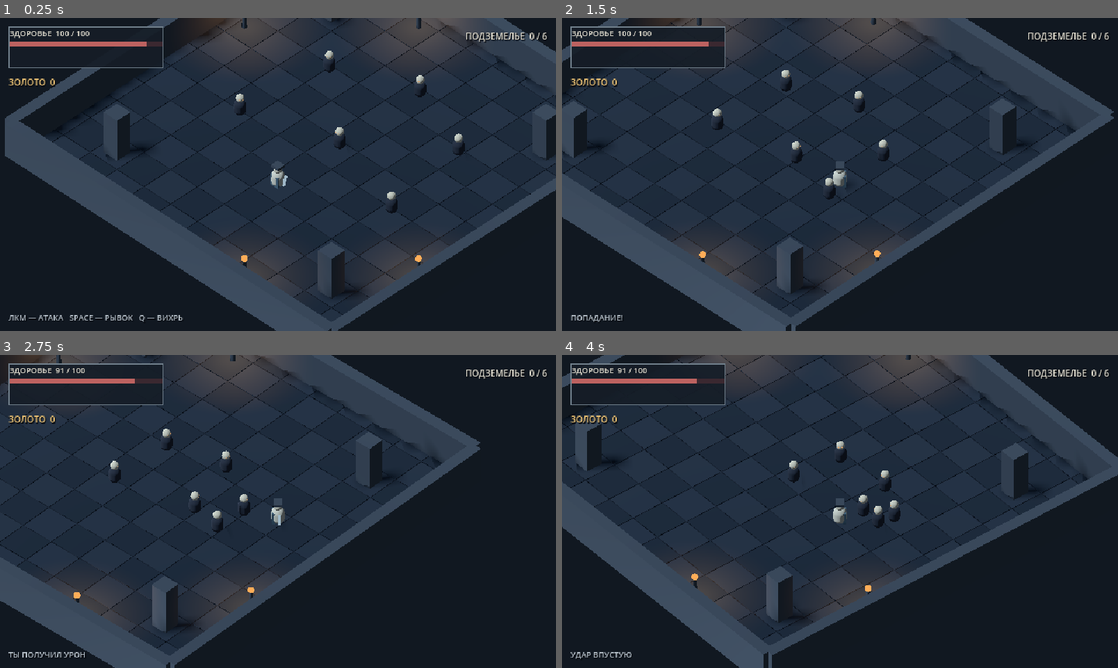
Above: before the commit, frames 1-4 (two rows, left to right).
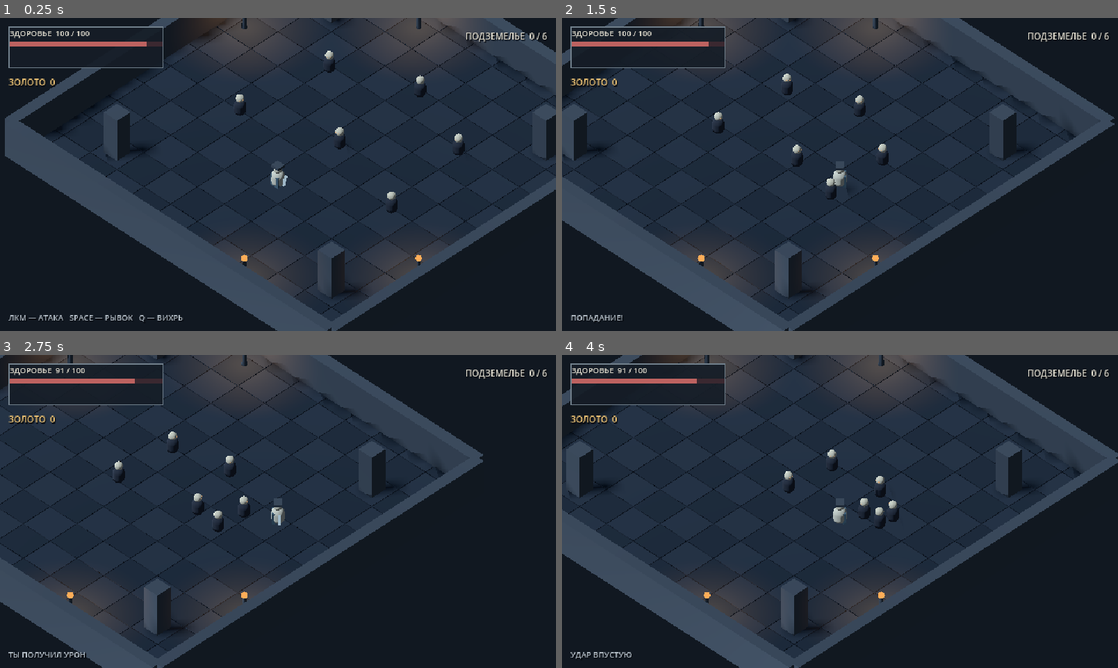
Above: after the commit, the same moments.

Repository: Blyaprint/new-1-bit-kuznya
Game: Godot game, scene res://scenes/action_rpg.tscn
Same seed, same stepped clock (60 frames per second), same inputs: the game is played once before the commit and once after it.
Inputs (mouse positions are in pixels of both pictures, inside the frame that each line leads up to):
- Up to frame 1 (0.25 s): no input
- Up to frame 2 (1.5 s): tap Enter at 0.5 s; move the mouse to (962, 158) at 0.52 s; hold D (move_right) 0.53-1.25 s; tap R at 0.6 s; click (962, 158) at 0.67 s; tap Space at 0.77 s; drag from (728, 190) to (812, 237) at 1.27 s
- Up to frame 3 (2.75 s): move the mouse to (333, 442) at 2.02 s; hold D (move_right) from 2.03 s (still down); tap R at 2.1 s
- Up to frame 4 (4 s): release D (move_right) at 2.75 s; drag from (812, 574) to (673, 464) at 2.77 s; move the mouse to (1006, 558) at 3.52 s; hold A (move_left) from 3.53 s (still down); tap R at 3.6 s; tap Space at 3.77 s

The runs differ from the first frame. In frame 1, 1.2% of the frame differs, in the area x 1-100%, y 0-100%; in frame 2, 5.7%; in frame 3, 6.1%; in frame 4, 12%, in the area x 0-100%, y 0-100%.

Commit message:
Make isometric camera follow hero with fixed orthographic framing

Diff:
--- a/scripts/action_rpg.gd
+++ b/scripts/action_rpg.gd
@@ -529,8 +529,9 @@
 func _update_camera() -> void:
 	if camera == null or player == null:
 		return
-	var target := player.global_position + Vector3(9.5, 11.5, 9.5)
-	camera.global_position = camera.global_position.lerp(target, 0.12)
+	# Diablo-style camera: fixed orthographic angle, distance and zoom.
+	# It follows the hero instantly without rotation, zoom or interpolation.
+	camera.global_position = player.global_position + Vector3(9.5, 11.5, 9.5)
 	camera.look_at(player.global_position + Vector3(0, 0.25, 0), Vector3.UP)
 
 func _update_hud() -> void:
